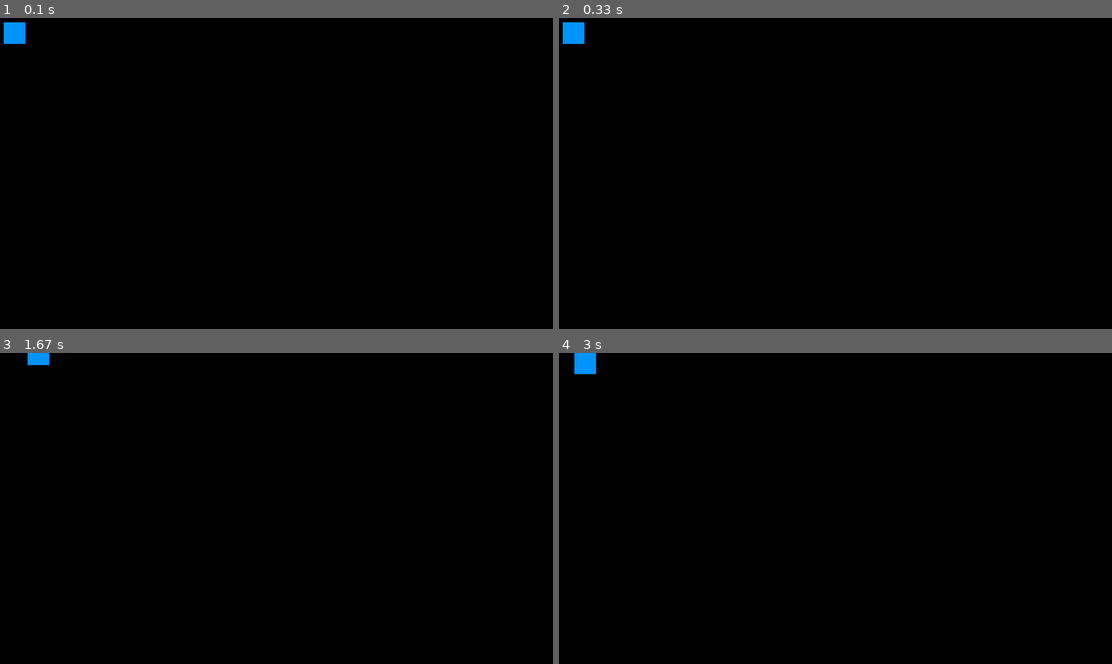
Above: before the commit, frames 1-4 (two rows, left to right).
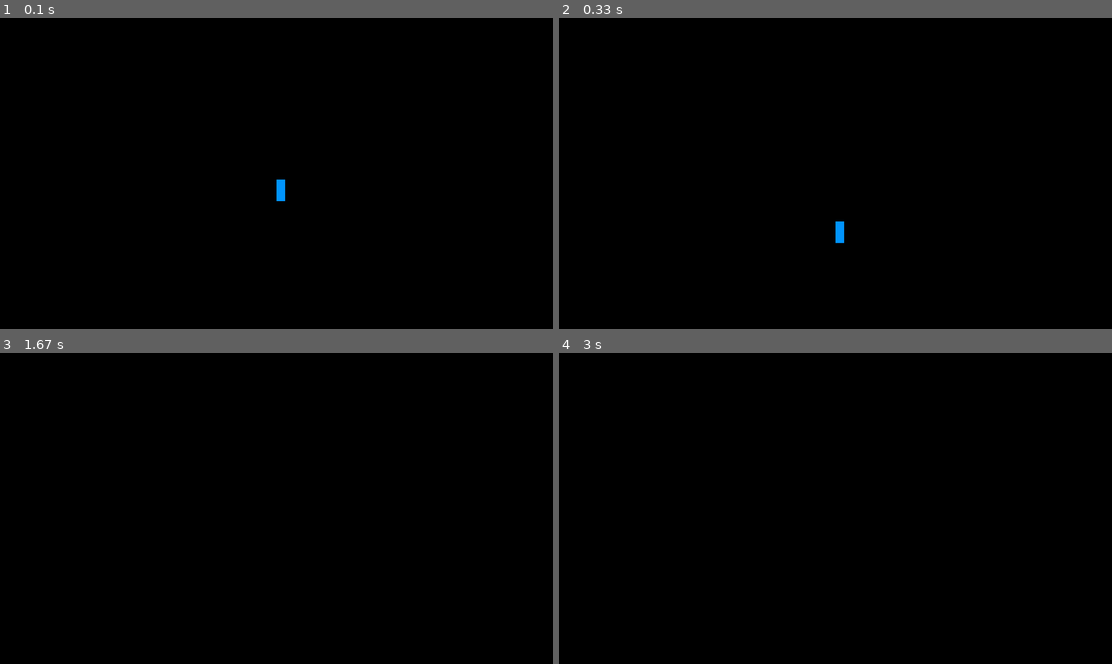
Above: after the commit, the same moments.

Repository: Rys86/tutorial_pygame
Game: pygame game, started from run.py
The game is run twice, just before and just after one commit, with the same random seed, the same clock (stepped at 60 frames per second) and the same inputs.
Inputs:
- Up to frame 1 (0.1 s): no input
- Up to frame 2 (0.33 s): no input
- Up to frame 3 (1.67 s): hold D 0.33-0.8 s; hold W 0.83-1.3 s; hold D from 1.33 s (still down)
- Up to frame 4 (3 s): release D at 1.8 s; hold A 1.83-2.37 s; hold S 2.4-2.7 s

The runs differ from the first frame. In frame 1, 0.4% of the frame differs, in the area x 0-52%, y 1-59%; in frame 2, 0.4%; in frame 3, 0.2%; in frame 4, 0.3%.

Commit message:
Physics added to Rocket Class

Diff:
--- a/rocket.py
+++ b/rocket.py
@@ -0,0 +1,41 @@
+import pygame
+from pygame.math import Vector2
+
+class  Rocket(object):
+    def __init__(self, game):
+        self.game = game
+
+        self.speed = 1.3
+        self.gravity = 0.5
+
+        size = self.game.screen.get_size()
+
+        self.pos = Vector2(size[0]/2,size[1]/2)
+        self.vel = Vector2(0,0)
+        self.acc = Vector2(0,0)
+
+    def add_force(self, force):
+        self.acc += force
+
+    def tick(self):
+        # Input
+        pressed = pygame.key.get_pressed()
+        if pressed[pygame.K_w]:
+            self.add_force(Vector2(0,-self.speed))
+        if pressed[pygame.K_s]:
+            self.add_force((0,self.speed))
+        if pressed[pygame.K_a]:
+            self.add_force(Vector2(-self.speed,0))
+        if pressed[pygame.K_d]:
+            self.add_force(Vector2(self.speed,0))
+
+        # Physics
+        self.vel *= 0.9 # opor powietrza
+        self.vel -= Vector2(0,-self.gravity) # Gravity
+        self.vel += self.acc
+        self.pos += self.vel
+        self.acc *= 0
+
+    def draw(self):
+        rect = pygame.Rect(self.pos.x, self.pos.y, 20, 50)
+        pygame.draw.rect(self.game.screen, (0, 150, 255), rect)
--- a/run.py
+++ b/run.py
@@ -1,39 +1,45 @@
 import pygame, sys
+from rocket import Rocket
 
-max_tps = 70.0
-pygame.init()
-res = (1280,720)
-screen =  pygame.display.set_mode(res)
-box = pygame.Rect(10,10,50,50)
-# x = 10
-clock = pygame.time.Clock()
-delta = 0.0
+class Game(object):
+    def __init__(self):
+        # Config
+        self.max_tps = 100.0
 
-while True:
-    # Handle Events
-    for event in pygame.event.get():
-        if event.type == pygame.QUIT:
-            sys.exit(0)
-        elif event.type == pygame.KEYDOWN and event.key == pygame.K_ESCAPE:
-            sys.exit(0)
-            # box.x += 100
-    # Ticking
-    delta += clock.tick()/1000.0
-    while delta > 1/max_tps:
-        delta -= 1/max_tps
+        # Initialization
+        pygame.init()
+        self.screen =  pygame.display.set_mode((1280,720))
+        self.tps_clock = pygame.time.Clock()
+        self.tps_delta = 0.0
 
-        # Checking Input
-        keys = pygame.key.get_pressed()
-        if keys[pygame.K_d]:
-            box.x += 1
-        if keys[pygame.K_a]:
-            box.x -= 1
-        if keys[pygame.K_w]:
-            box.y -= 1
-        if keys[pygame.K_s]:
-            box.y += 1
+        self.player = Rocket(self)
 
-    # Drawing
-    screen.fill((0,0,0))
-    pygame.draw.rect(screen, (0,150,255), box )
-    pygame.display.flip()
+        while True:
+            # Handle Events
+            for event in pygame.event.get():
+                if event.type == pygame.QUIT:
+                    sys.exit(0)
+                elif event.type == pygame.KEYDOWN and event.key == pygame.K_ESCAPE:
+                    sys.exit(0)
+
+            # Ticking
+            self.tps_delta += self.tps_clock.tick() / 1000.0
+            while self.tps_delta > 1 / self.max_tps:
+                self.tick()
+                self.tps_delta -= 1 / self.max_tps
+
+            # drawing
+            self.screen.fill((0, 0, 0))
+            self.draw()
+            pygame.display.flip()
+
+    def tick(self):
+        self.player.tick()
+
+
+    def draw(self):
+        self.player.draw()
+
+
+if __name__ == "__main__":
+    Game()
